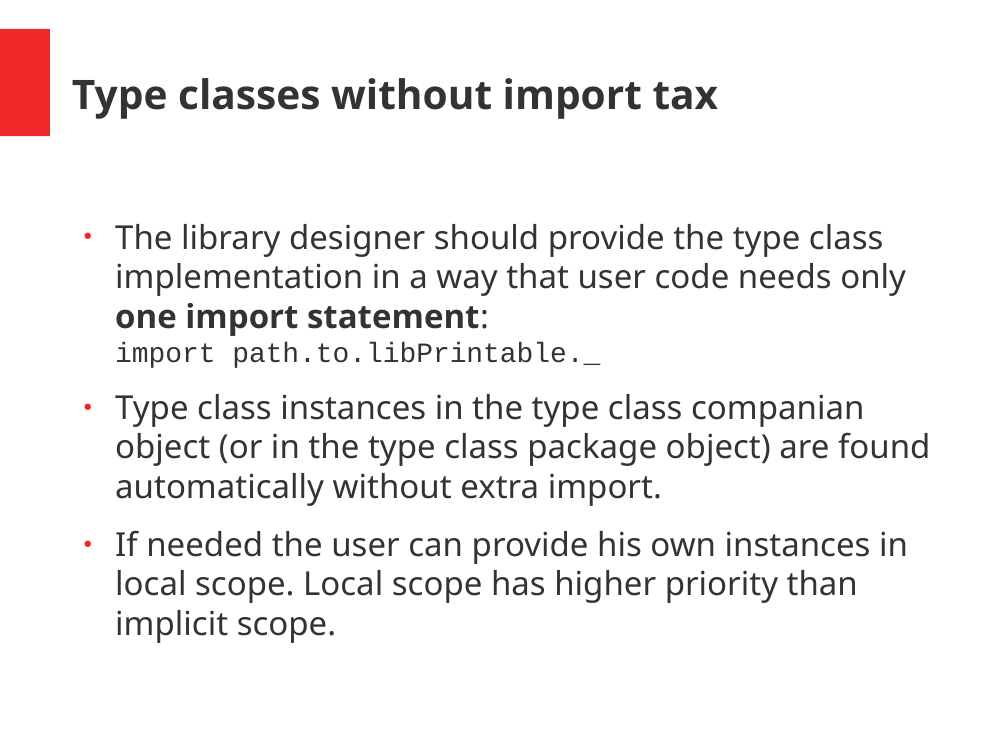
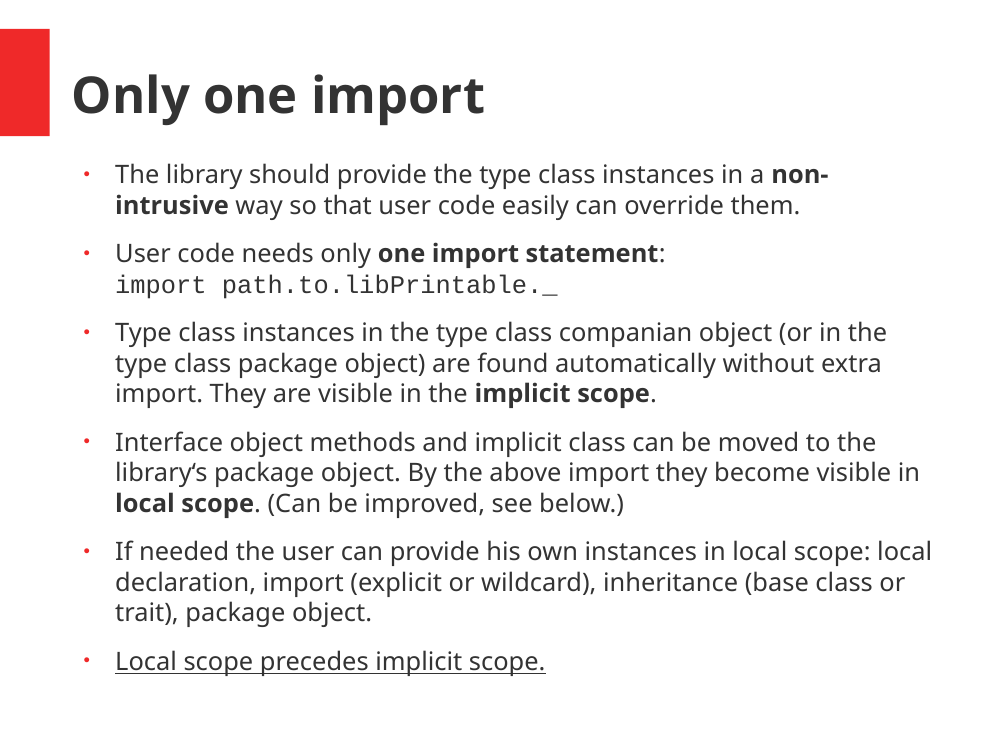
Before and after one commit to hermannhueck/typeclasses, a slide deck: slide 24 of Slides/TypeClasses.pptx. Drawn at 1008x756 pixels with LibreOffice and Linux fonts; fonts in the diff are those of the drawing. Boxes give left, top, right and bottom in pixels: in the first picture for what was removed or moved away, otherwise in the second. Text is boxed around its words. In the diff, an @@ line names an element or a change of style, - is before the commit and + after.

```diff
--- a/Slides/TypeClasses.pptx
+++ b/Slides/TypeClasses.pptx
@@ text at (72, 74, 485, 125): text changed; size 32 to 40 pt @@
-Type classes without import tax
+Only one import
@@ text at (115, 163, 932, 676): text changed; size 26 to 20 pt @@
-● The library designer should provide the type class implementation in a way that user code needs only one import statement:
-  import path.to.libPrintable._
-● Type class instances in the type class companian object (or in the type class package object) are found automatically without extra import.
-● If needed the user can provide his own instances in local scope. Local scope has higher priority than implicit scope.
+● The library should provide the type class instances in a non-intrusive way so that user code easily can override them.
+● User code needs only one import statement:
+  import path.to.libPrintable._
+● Type class instances in the type class companian object (or in the type class package object) are found automatically without extra import. They are visible in the implicit scope.
+● Interface object methods and implicit class can be moved to the library‘s package object. By the above import they become visible in local scope. (Can be improved, see below.)
+● If needed the user can provide his own instances in local scope: local declaration, import (explicit or wildcard), inheritance (base class or trait), package object.
+● Local scope precedes implicit scope.
```
Also in this commit, not shown: 29 other slides changed, 3 slides added, 1 other file.
